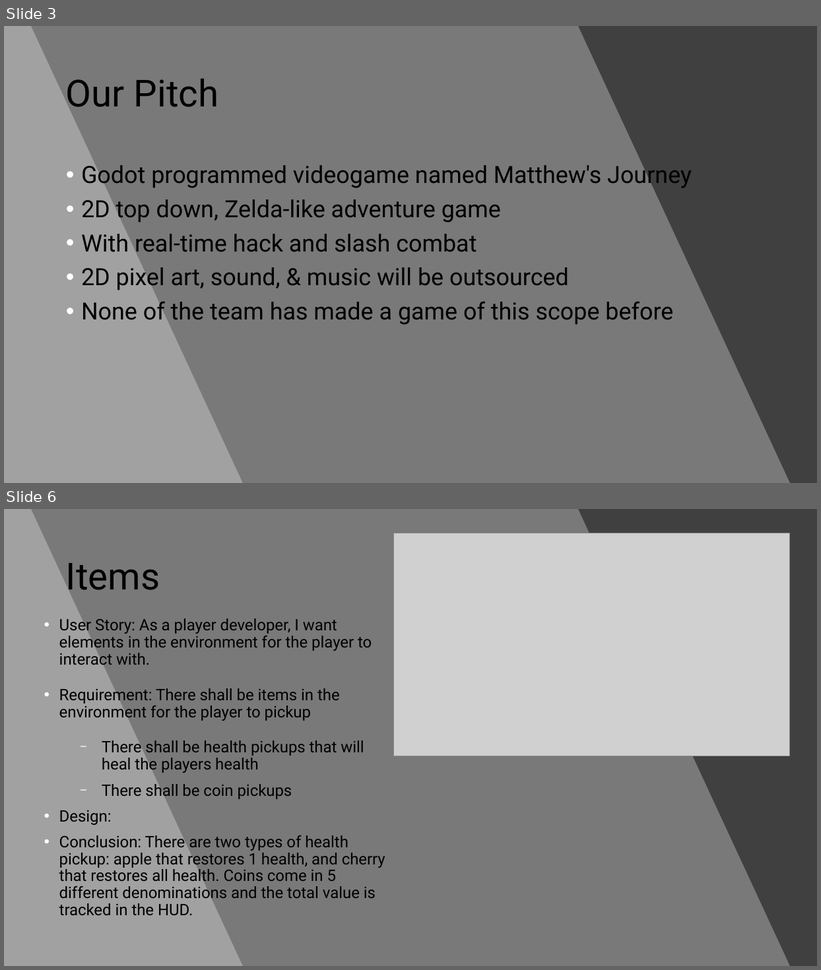
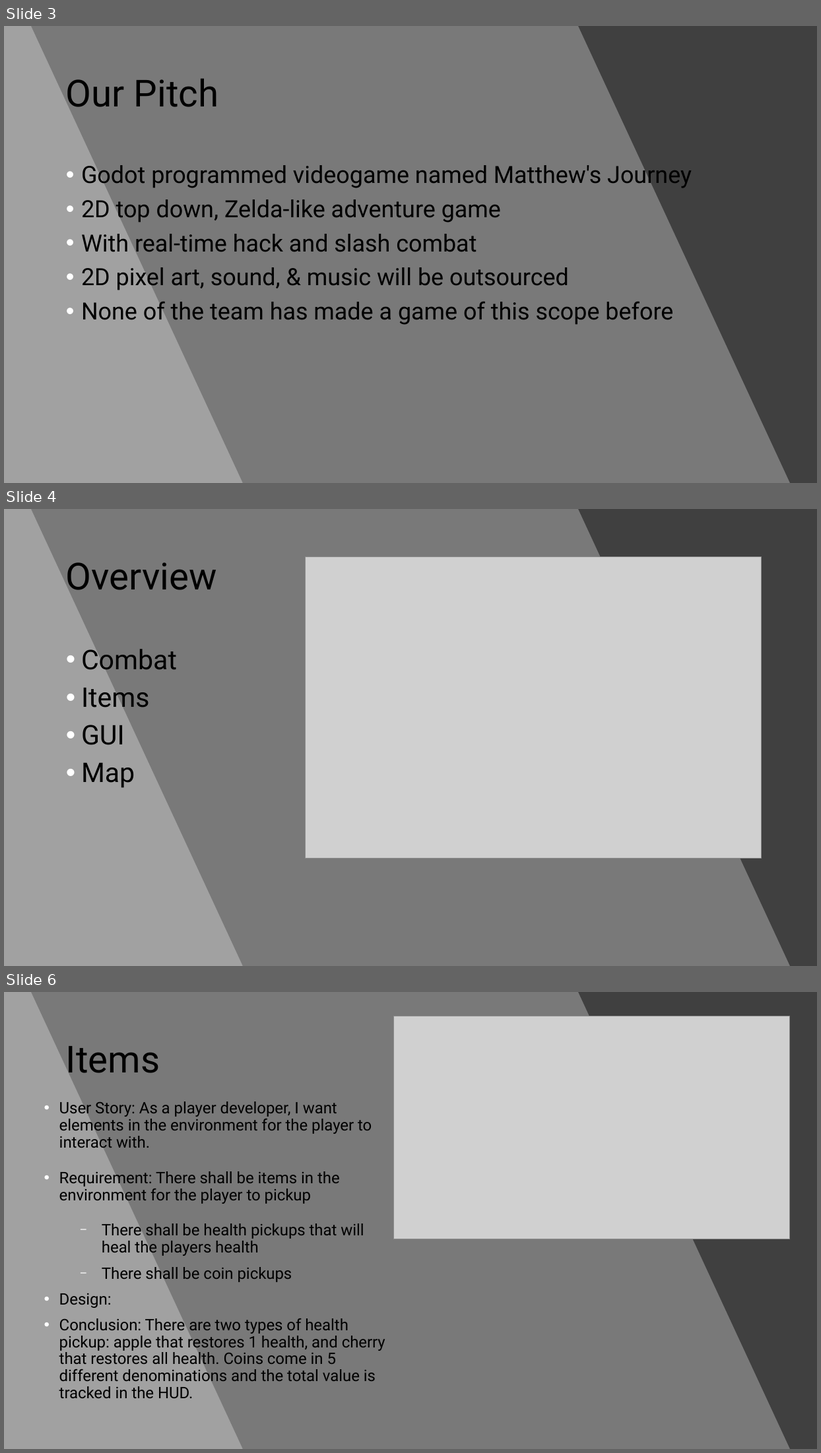
Before and after one commit to WSU-cshimizu/ceg4110-group-project-no-grads, a slide deck: presentation materials/matthews-journey-presentation.pptx. Shown one above the other, each under a label of ours: slides 3 and 6 before the commit, slides 3, 4 and 6 after it; the slides between them are not shown. The pictures are 821x970 and 821x1453 pixels, drawn with LibreOffice and Linux fonts; fonts in the diff are those of the drawing; grey boxes stand for pictures. Boxes give left, top, right and bottom in pixels: in the first picture for what was removed or moved away, otherwise in the second. Text is boxed around its words. In the diff, an @@ line names an element or a change of style, - is before the commit and + after.

```diff
--- a/presentation materials/matthews-journey-presentation.pptx
+++ b/presentation materials/matthews-journey-presentation.pptx
@@ slide 4 added at bbox=[4, 509, 817, 966], background #404040 @@
@@ freeform shape added at bbox=[4, 509, 790, 966], fill #FFFFFF at 30% opacity @@
@@ freeform shape added at bbox=[4, 509, 242, 966], fill #FFFFFF at 30% opacity @@
@@ title added at bbox=[66, 562, 217, 590], 44 pt, text #000000 @@
+Overview
@@ picture added at bbox=[306, 557, 762, 859] @@
@@ text added at bbox=[81, 649, 177, 788], 32 pt, text #000000 @@
+• Combat
+• Items
+• GUI
+• Map
```
Also in this commit, not shown: 2 slides changed, 1 slide removed.
